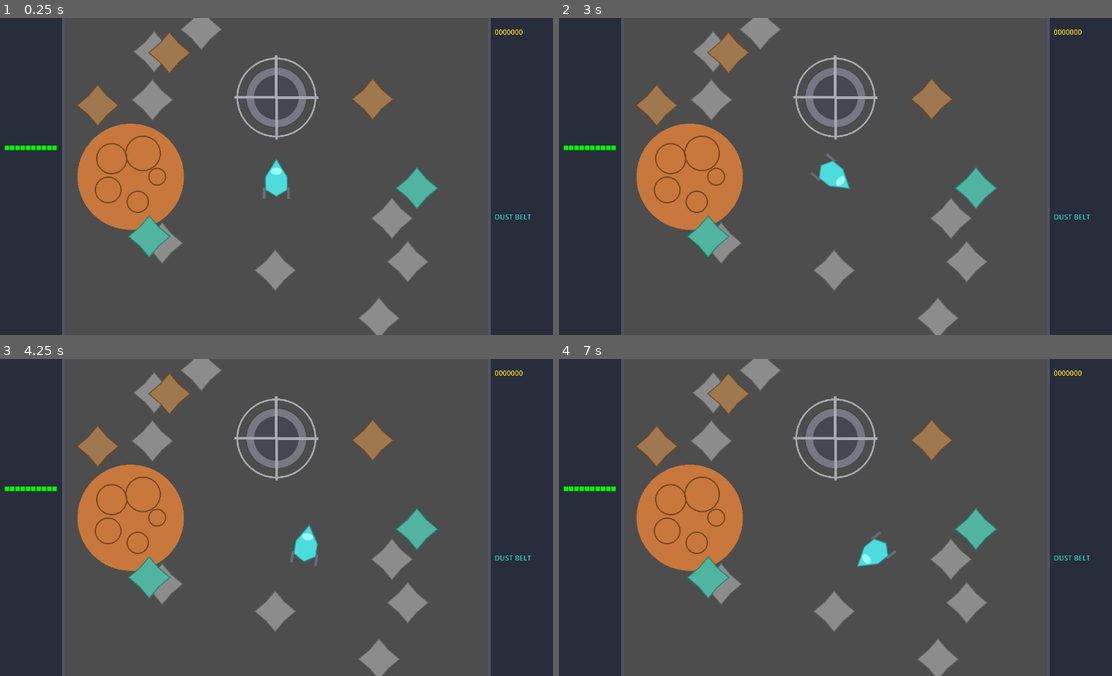
Above: before the commit, frames 1-4 (two rows, left to right).
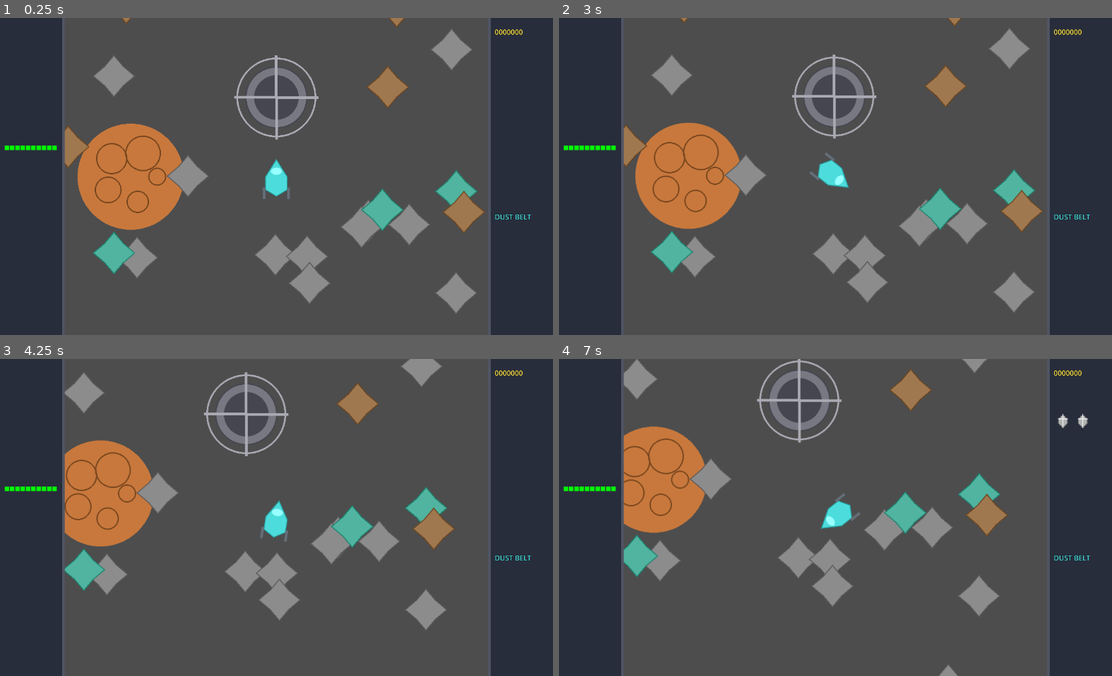
Above: after the commit, the same moments.

Repository: dannyowelch/spaceminer
Game: Godot game, scene res://main.tscn
The game is run twice, just before and just after one commit, with the same random seed, the same clock (stepped at 60 frames per second) and the same inputs.
Inputs:
- Up to frame 1 (0.25 s): no input
- Up to frame 2 (3 s): tap Enter at 0.5 s; hold D (rotate_right) 0.53-1.28 s; tap E (dock) at 0.6, 2.1 s; hold A (rotate_left) 1.28-2.03 s; tap Space (fire) at 1.35, 2.85 s; hold D (rotate_right) 2.03-2.78 s; hold W (thrust) from 2.78 s (still down)
- Up to frame 3 (4.25 s): release W (thrust) at 3.53 s; hold A (rotate_left) from 3.53 s (still down); tap E (dock) at 3.6 s
- Up to frame 4 (7 s): tap Space (fire) at 4.35, 5.85 s; tap E (dock) at 5.1, 6.6 s; release A (rotate_left) at 5.78 s; hold D (rotate_right) 5.78-6.53 s; hold W (thrust) from 6.53 s (still down)

The runs differ from the first frame. In frame 1, 11% of the frame differs, in the area x 11-88%, y 0-100%; in frame 2, 13%; in frame 3, 17%; in frame 4, 18%, in the area x 11-96%, y 0-100%.

Commit message:
Replace short music loops with extended Reed v2
Music V2 - Extended loops:
- dustbelt_loop.wav: 2:07 spacey ethereal pads
- starbase_loop.wav: 1:45 warmer docked atmosphere
- razor_loop.wav: 1:38 energetic chase with varied riff

Audio: Crossfade 0.8s, camera scrolling, larger sector (30 asteroids)
VGA HUD: Overlay + clipping working, screenshot included

Co-authored-by: Danny Welch <dannyowelch@users.noreply.github.com>

Diff:
--- a/audio_manager.gd
+++ b/audio_manager.gd
@@ -3,7 +3,7 @@
 var music_bus_idx: int
 var current_music: AudioStreamPlayer
 var next_music: AudioStreamPlayer
-var crossfade_time: float = 0.4
+var crossfade_time: float = 0.8
 var crossfade_timer: float = 0.0
 var is_crossfading: bool = false
 var duck_amount: float = -3.0
--- a/main.gd
+++ b/main.gd
@@ -42,6 +42,9 @@
 	_start_dust_belt()
 
 func _process(_delta):
+	if player_ship and camera:
+		camera.position = player_ship.position
+
 	if mode == Mode.DUST_BELT:
 		_check_starbase_proximity()
 	elif mode == Mode.RAZOR_REACH:
@@ -82,10 +85,10 @@
 	starbase.position = Vector2(480, 180)
 	playfield.add_child(starbase)
 
-	for i in range(15):
+	for i in range(30):
 		var asteroid = preload("res://asteroid.tscn").instantiate()
 		var angle = randf() * TAU
-		var distance = randf_range(200, 500)
+		var distance = randf_range(150, 800)
 		asteroid.position = Vector2(480, 360) + Vector2(cos(angle), sin(angle)) * distance
 		asteroid.rarity = _random_rarity()
 		playfield.add_child(asteroid)
--- a/ship.gd
+++ b/ship.gd
@@ -37,8 +37,8 @@
 
 	position += velocity * delta
 
-	position.x = clampf(position.x, 50, 910)
-	position.y = clampf(position.y, 50, 670)
+	position.x = clampf(position.x, 50, 1400)
+	position.y = clampf(position.y, 50, 1000)
 
 	if Input.is_action_pressed("mine") and main_ref:
 		main_ref.try_mine()
Not shown, added: spaceminer_screenshot.png.import
Not shown, added: test_screenshot.png.import
Not shown, changed: audio/music/dustbelt_loop.wav
Not shown, changed: audio/music/razor_loop.wav
Not shown, changed: audio/music/starbase_loop.wav
Not shown, removed: create_screenshot.py
Not shown, added: tools/gen_music_v2.py
